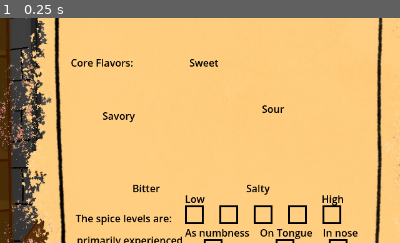
Above: before the commit, frame 1.
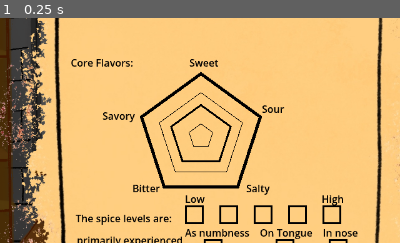
Above: after the commit, the same moment.

Repository: AgreeableDeerGames/GoodSoup
Game: Godot game, scene res://Scenes/flavor_report.tscn
Same seed, same stepped clock (60 frames per second), same inputs: the game is played once before the commit and once after it. This scene is started directly instead of the project's main scene.
Inputs:
- Up to frame 1 (0.25 s): no input
The pictures show only the part of the screen within x 25-75%, y 24-74%; the shares and areas given below are measured in that part.

The runs differ from the first frame. In frame 1, 2.5% of the frame differs, in the area x 35-66%, y 24-76%.
Error before the commit: Parse Error: Identifier "_is_play" not declared in the current scope. (res://Scripts/flavor_report.gd:20)
Error after the commit: Invalid access to property or key 'sour' on a base object of type 'Nil'. (res://Scripts/flavor_report.gd:169)

Commit message:
fix stuff

Diff:
--- a/Scripts/flavor_report.gd
+++ b/Scripts/flavor_report.gd
@@ -4,10 +4,12 @@
 #@onready var ingredients_ui: GridContainer = $CanvasGroup/IngredientsUI
 @onready var ingredients_ui: GridContainer = $CenterContainer/CanvasGroup/IngredientsUI
 
+var _is_play: bool
+
 @export
 var _ingredients : Array[Ingredient]
 @export
-var base_soup_flavor_data : FlavorData
+var _base_soup_flavor_data : FlavorData
 @export
 var _poison_flavor_data : FlavorData
 @export
@@ -15,7 +17,7 @@
 
 func setup_scene(ingredients : Array[Ingredient], base_Soup_flavor_data_init: FlavorData, poision_flavor_data: FlavorData, is_play: bool) -> void:
 	_ingredients = ingredients
-	base_soup_flavor_data = base_Soup_flavor_data_init
+	_base_soup_flavor_data = base_Soup_flavor_data_init
 	_poison_flavor_data = poision_flavor_data
 	_is_play = is_play
 	if (is_play):
@@ -164,13 +166,13 @@
 	#_ingredients_flavor_data.acidity /= _ingredients.size()
 
 func _combine_flavor_data():
-	$CenterContainer/FlavorData.sour = _ingredients_flavor_data.sour + base_soup_flavor_data.sour + _poison_flavor_data.sour
-	$CenterContainer/FlavorData.sweet = _ingredients_flavor_data.sweet + base_soup_flavor_data.sweet + _poison_flavor_data.sweet
-	$CenterContainer/FlavorData.salty = _ingredients_flavor_data.salty + base_soup_flavor_data.salty + _poison_flavor_data.salty
-	$CenterContainer/FlavorData.bitter = _ingredients_flavor_data.bitter + base_soup_flavor_data.bitter + _poison_flavor_data.bitter
-	$CenterContainer/FlavorData.umami = _ingredients_flavor_data.umami + base_soup_flavor_data.umami + _poison_flavor_data.umami
-	$CenterContainer/FlavorData.numbing_spice = _ingredients_flavor_data.numbing_spice + base_soup_flavor_data.numbing_spice + _poison_flavor_data.numbing_spice
-	$CenterContainer/FlavorData.hot_spice = _ingredients_flavor_data.hot_spice + base_soup_flavor_data.hot_spice + _poison_flavor_data.hot_spice
-	$CenterContainer/FlavorData.nasal_spice = _ingredients_flavor_data.nasal_spice + base_soup_flavor_data.nasal_spice + _poison_flavor_data.nasal_spice
-	$CenterContainer/FlavorData.richness = _ingredients_flavor_data.richness + base_soup_flavor_data.richness + _poison_flavor_data.richness
-	$CenterContainer/FlavorData.acidity = _ingredients_flavor_data.acidity + base_soup_flavor_data.acidity + _poison_flavor_data.acidity
+	$CenterContainer/FlavorData.sour = _ingredients_flavor_data.sour + _base_soup_flavor_data.sour + _poison_flavor_data.sour
+	$CenterContainer/FlavorData.sweet = _ingredients_flavor_data.sweet + _base_soup_flavor_data.sweet + _poison_flavor_data.sweet
+	$CenterContainer/FlavorData.salty = _ingredients_flavor_data.salty + _base_soup_flavor_data.salty + _poison_flavor_data.salty
+	$CenterContainer/FlavorData.bitter = _ingredients_flavor_data.bitter + _base_soup_flavor_data.bitter + _poison_flavor_data.bitter
+	$CenterContainer/FlavorData.umami = _ingredients_flavor_data.umami + _base_soup_flavor_data.umami + _poison_flavor_data.umami
+	$CenterContainer/FlavorData.numbing_spice = _ingredients_flavor_data.numbing_spice + _base_soup_flavor_data.numbing_spice + _poison_flavor_data.numbing_spice
+	$CenterContainer/FlavorData.hot_spice = _ingredients_flavor_data.hot_spice + _base_soup_flavor_data.hot_spice + _poison_flavor_data.hot_spice
+	$CenterContainer/FlavorData.nasal_spice = _ingredients_flavor_data.nasal_spice + _base_soup_flavor_data.nasal_spice + _poison_flavor_data.nasal_spice
+	$CenterContainer/FlavorData.richness = _ingredients_flavor_data.richness + _base_soup_flavor_data.richness + _poison_flavor_data.richness
+	$CenterContainer/FlavorData.acidity = _ingredients_flavor_data.acidity + _base_soup_flavor_data.acidity + _poison_flavor_data.acidity
--- a/Scripts/kitchen_button.gd
+++ b/Scripts/kitchen_button.gd
@@ -4,15 +4,15 @@
 	# Pass the report stuff into this
 	var soup : FlavorData = FlavorData.new();
 	var parent = get_parent().get_parent().get_parent()
-	soup.sweet = parent.base_soup_flavor_data.sweet
-	soup.sour = parent.base_soup_flavor_data.sour
-	soup.salty = parent.base_soup_flavor_data.salty
-	soup.umami = parent.base_soup_flavor_data.umami
-	soup.bitter = parent.base_soup_flavor_data.bitter
-	soup.numbing_spice = parent.base_soup_flavor_data.numbing_spice
-	soup.hot_spice = parent.base_soup_flavor_data.hot_spice
-	soup.richness = parent.base_soup_flavor_data.richness
-	soup.acidity = parent.base_soup_flavor_data.acidity
+	soup.sweet = parent._base_soup_flavor_data.sweet
+	soup.sour = parent._base_soup_flavor_data.sour
+	soup.salty = parent._base_soup_flavor_data.salty
+	soup.umami = parent._base_soup_flavor_data.umami
+	soup.bitter = parent._base_soup_flavor_data.bitter
+	soup.numbing_spice = parent._base_soup_flavor_data.numbing_spice
+	soup.hot_spice = parent._base_soup_flavor_data.hot_spice
+	soup.richness = parent._base_soup_flavor_data.richness
+	soup.acidity = parent._base_soup_flavor_data.acidity
 
 	var setup_fn = func (x : Kitchen): x.setup_scene(soup)
 	Signals.emit_signal("load_new_scene", "res://Scenes/kitchen.tscn", true, setup_fn)
